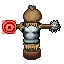
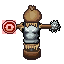
Before/after of a (64, 64) layered artwork. What changed in the layer stack:
removed layer "hitbox: (2, 20, 14, 14) copy" (was 49%) over [left=2, top=20, right=16, bottom=34]
